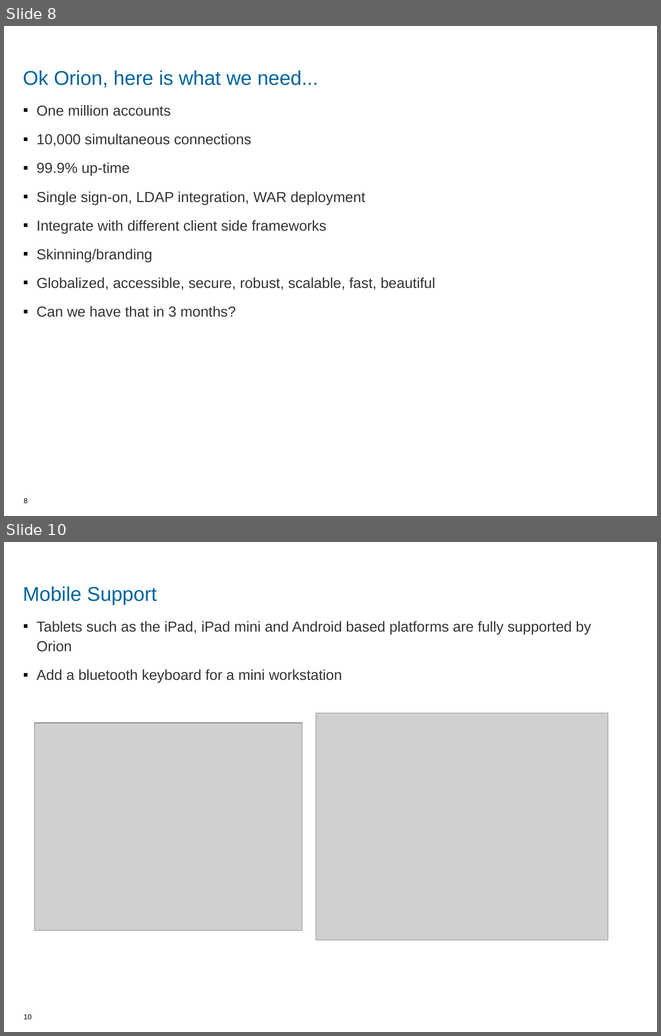
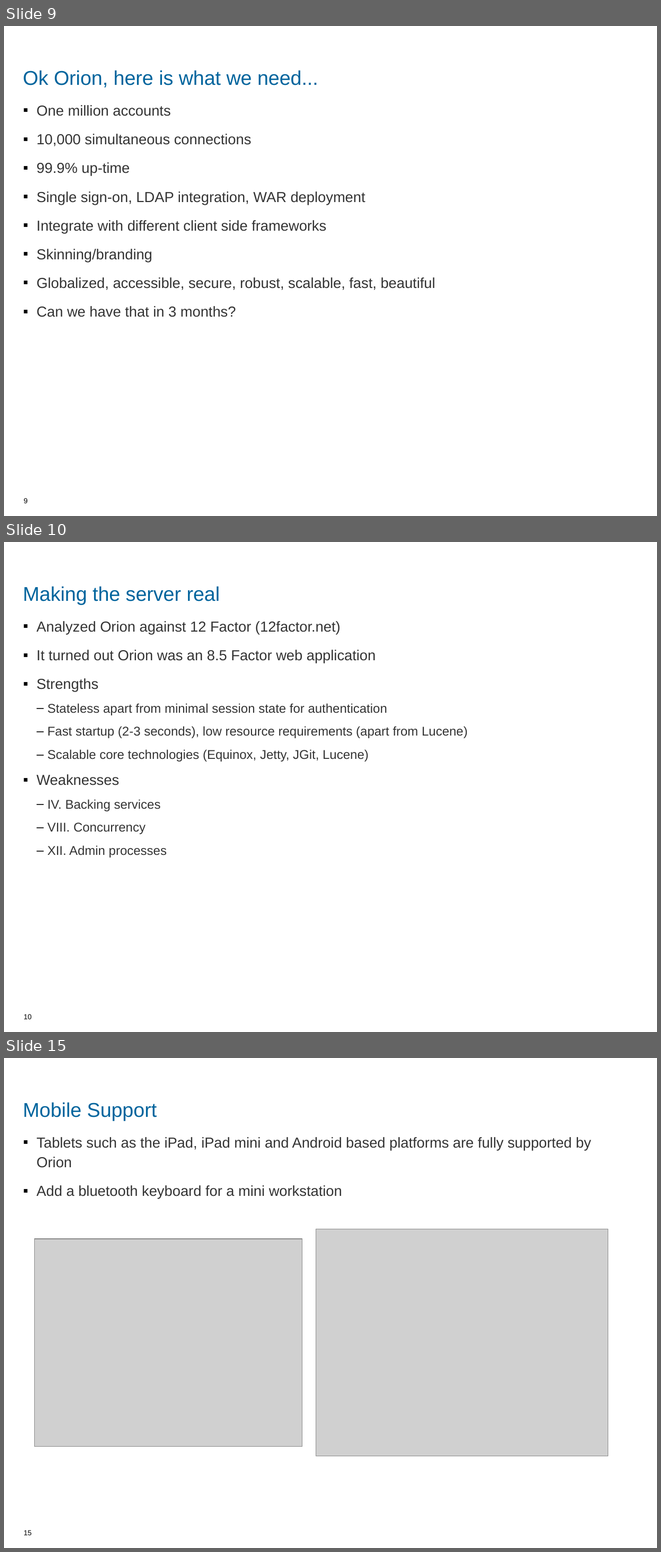
Before and after one commit to jarthorn/e4rover, a slide deck: eclipseconeurope2013/jazzhub-orion.odp. Shown one above the other, each under a label of ours: slides 8 and 10 before the commit, slides 9, 10 and 15 after it; the slides between them are not shown. The pictures are 661x1036 and 661x1552 pixels, drawn with LibreOffice and Linux fonts; fonts in the diff are those of the drawing; grey boxes stand for pictures; background and template pictures are left out. Boxes give left, top, right and bottom in pixels: in the first picture for what was removed or moved away, otherwise in the second. Text is boxed around its words. In the diff, an @@ line names an element or a change of style, - is before the commit and + after.

```diff
--- a/eclipseconeurope2013/jazzhub-orion.odp
+++ b/eclipseconeurope2013/jazzhub-orion.odp
@@ slide 10 added at box(4, 542, 657, 1032), background #FFFFFF @@
@@ title added at box(23, 586, 220, 605), 22 pt, text #00649D @@
+Making the server real
@@ text added at box(36, 621, 468, 857), 14 pt, text #333333 @@
+▪ Analyzed Orion against 12 Factor (12factor.net)
+▪ It turned out Orion was an 8.5 Factor web application
+▪ Strengths
+  – Stateless apart from minimal session state for authentication
+  – Fast startup (2-3 seconds), low resource requirements (apart from Lucene)
+  – Scalable core technologies (Equinox, Jetty, JGit, Lucene)
+▪ Weaknesses
+  – IV. Backing services
+  – VIII. Concurrency
+  – XII. Admin processes
@@ page number added at box(24, 1014, 32, 1019), 8 pt, text #000000 @@
+10
@@ what was slide 8 is now slide 9 @@
@@ page number at box(24, 498, 28, 503): text changed @@
-8
+9
@@ what was slide 10 is now slide 15 @@
@@ page number at box(24, 1530, 32, 1535): text changed @@
-10
+15
```
Also in this commit, not shown: 3 slides changed, 5 other slides added, 2 slides removed.
